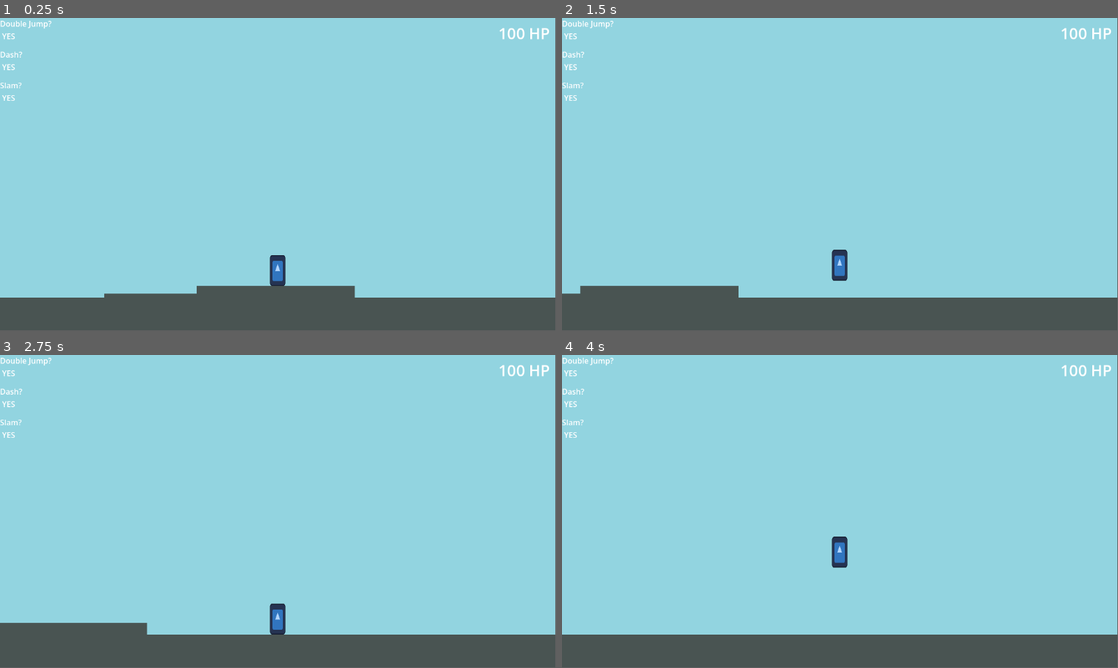
Above: before the commit, frames 1-4 (two rows, left to right).
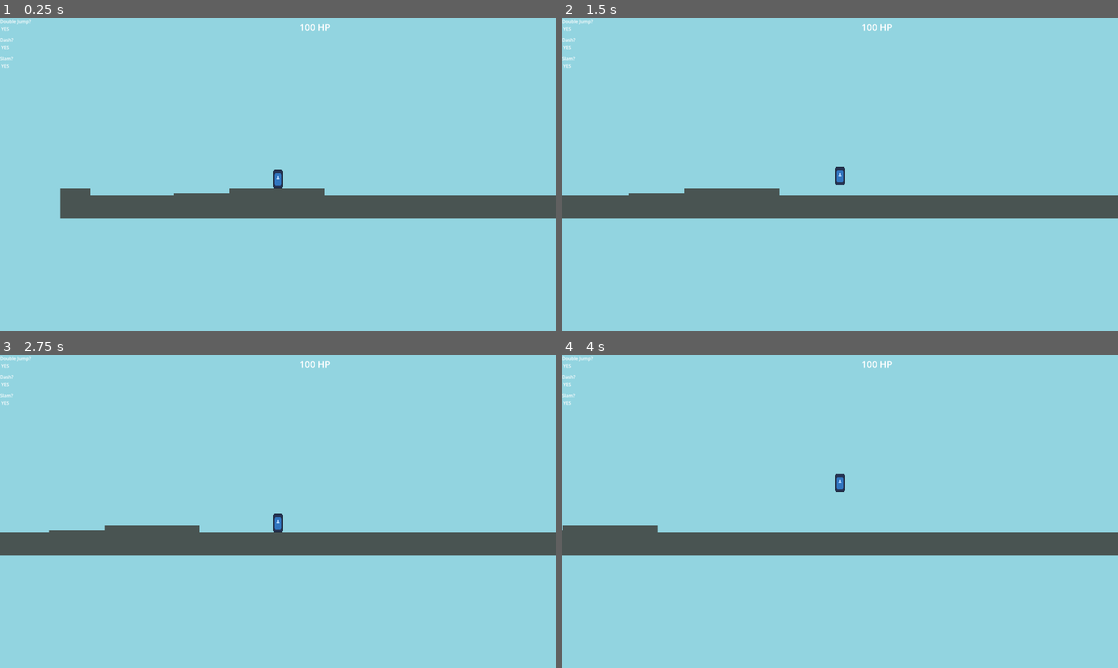
Above: after the commit, the same moments.

Repository: HeroHunterIguess/untitled-wip-game
Game: Godot game, scene res://scenes/worlds/forest_world.tscn
Two runs of this game, one before a commit and one after it. Both use one fixed random seed, a clock stepped at 60 frames per second and the inputs below. This scene is started directly instead of the project's main scene. The engine's default icon, where the game draws it, is replaced by a stand-in: a white triangle on a blue panel in a dark square.
Inputs (mouse positions are in pixels of both pictures, inside the frame that each line leads up to):
- Up to frame 1 (0.25 s): no input
- Up to frame 2 (1.5 s): tap Enter at 0.5 s; move the mouse to (962, 158) at 0.52 s; hold D (right) from 0.53 s (still down); tap E (air_freeze) at 0.6 s; tap Space (double jump) at 0.77 s; move the mouse to (728, 190) at 1.27 s; tap Shift (dash) at 1.35 s
- Up to frame 3 (2.75 s): tap Space (double jump) at 1.52 s; move the mouse to (333, 442) at 2.02 s; release D (right) at 2.03 s; hold A (left) from 2.03 s (still down); right-click (333, 442) at 2.1 s
- Up to frame 4 (4 s): move the mouse to (812, 574) at 2.77 s; release A (left) at 2.78 s; hold D (right) from 2.78 s (still down); tap F (ground_slam) at 2.85 s; tap Space (double jump) at 3.02, 3.77 s; move the mouse to (1006, 558) at 3.52 s; click (1006, 558) at 3.6 s
In our replay, the window is 799x449 before the commit and 800x450 after it. These sizes can differ from the game's own. Grey fills any space a smaller window leaves; there, only what the larger window draws over its background counts as a difference.

The runs differ from the first frame. In frame 1, 20% of the frame differs, in the area x 0-100%, y 0-100%; in frame 2, 20%; in frame 3, 20%; in frame 4, 19%.

Commit message:
random improvements

Diff:
--- a/project.godot
+++ b/project.godot
@@ -19,6 +19,13 @@
 
 global="*uid://11g5hwtlhpgy"
 data="*uid://bkpq6rfaymkgj"
+
+[display]
+
+window/size/viewport_width=1920
+window/size/viewport_height=1080
+window/size/mode=4
+window/stretch/mode="viewport"
 
 [global_group]
 
--- a/scenes/worlds/forest_world.tscn
+++ b/scenes/worlds/forest_world.tscn
@@ -19,7 +19,7 @@
 [node name="forest_world" type="Node2D" unique_id=671118606]
 
 [node name="Camera2D" type="Camera2D" parent="." unique_id=1616143219]
-position = Vector2(576, 320)
+position = Vector2(752, 504)
 
 [node name="StaticBody2D" type="StaticBody2D" parent="." unique_id=1080901922]
 collision_layer = 3
@@ -64,6 +64,6 @@
 texture = ExtResource("1_i0gcf")
 
 [node name="player" parent="." unique_id=1754200920 instance=ExtResource("2_kqbx0")]
-position = Vector2(752, 512)
+position = Vector2(752, 520)
 
 [node name="UI" parent="." unique_id=337467620 instance=ExtResource("3_v521s")]
--- a/scripts/game/game_control.gd
+++ b/scripts/game/game_control.gd
@@ -1,14 +1,20 @@
 extends Node2D
 
-var local_level = 1
 var start_time = Time.get_unix_time_from_system()
 var game_running = true
+
+const enemy_preload = preload("res://scenes/enemy types/basic_enemy.tscn")
 
 func _ready():
 	while game_running:
 		# spawn enemies based on time elapsed
+		var amount = (Time.get_unix_time_from_system() - start_time) / 5
+
+		print(amount)
+
+		for i in range(amount):
+			var enemy = enemy_preload.instantiate()
+			add_child(enemy)
 
 		# wait arbitrary amount of time then spawn more
-
-
-		pass
+		await get_tree().create_timer(5).timeout
